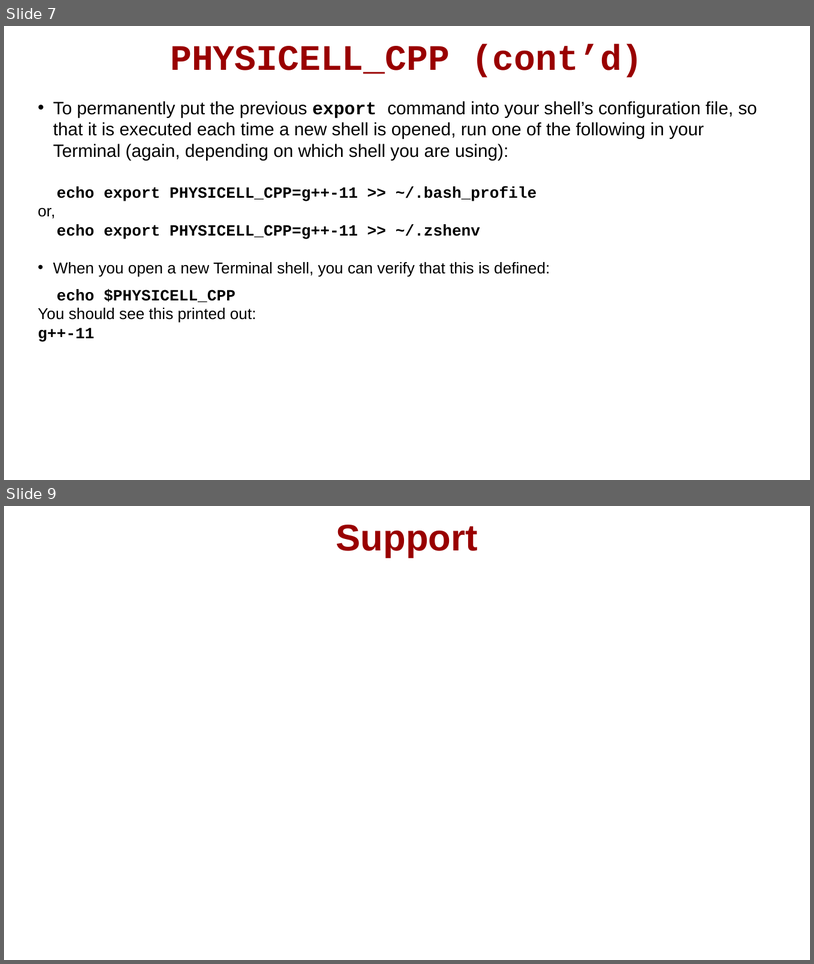
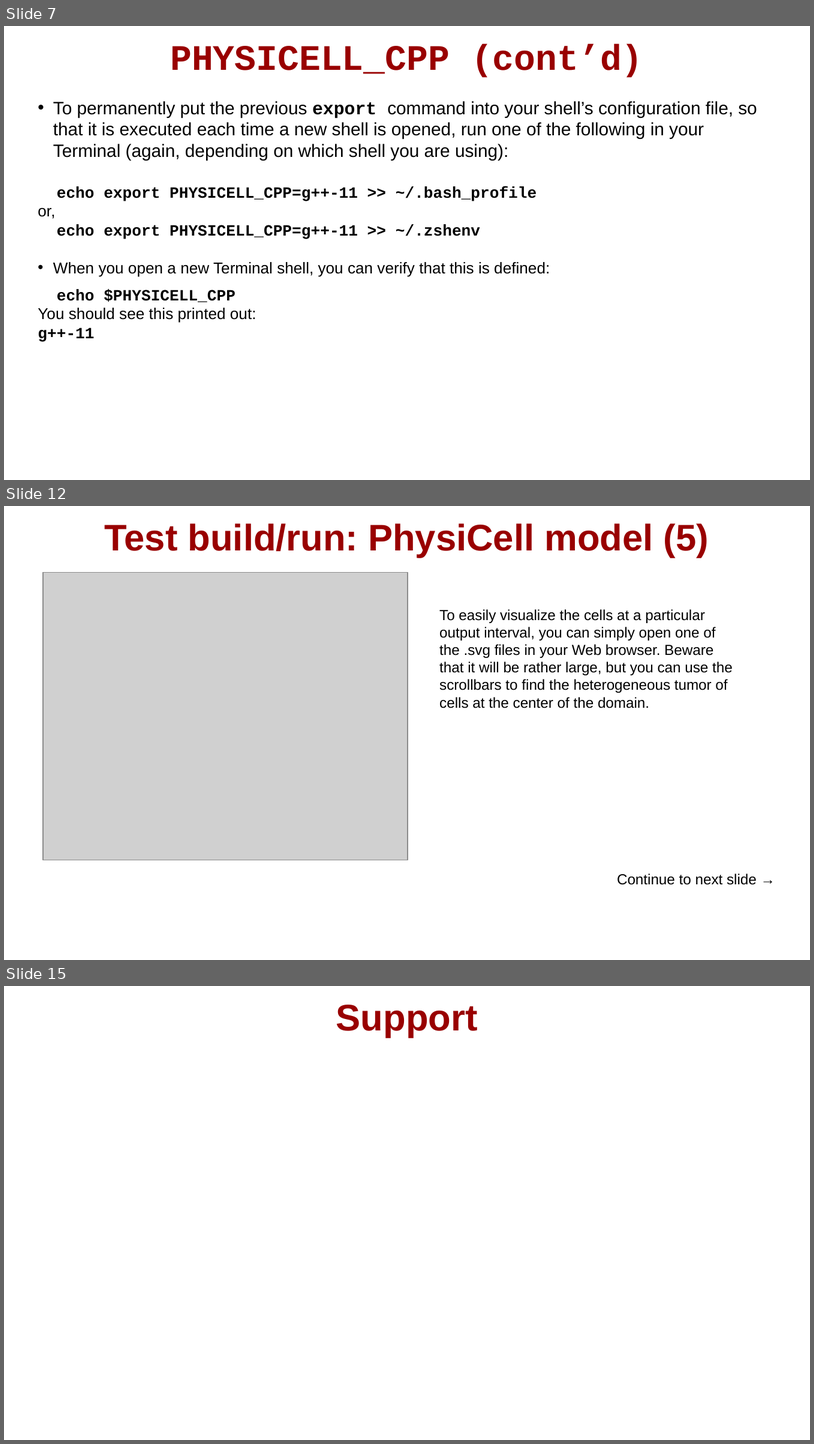
Before and after one commit to physicell-training/ws2021, a slide deck: pptx_source/PhysiCell_ws2021_macOS_setup.pptx. Shown one above the other, each under a label of ours: slides 7 and 9 before the commit, slides 7, 12 and 15 after it; the slides between them are not shown. The pictures are 814x964 and 814x1444 pixels, drawn with LibreOffice and Linux fonts; fonts in the diff are those of the drawing; grey boxes stand for pictures; background and template pictures are left out. Boxes give left, top, right and bottom in pixels: in the first picture for what was removed or moved away, otherwise in the second. Text is boxed around its words. In the diff, an @@ line names an element or a change of style, - is before the commit and + after.

```diff
--- a/pptx_source/PhysiCell_ws2021_macOS_setup.pptx
+++ b/pptx_source/PhysiCell_ws2021_macOS_setup.pptx
@@ slide 12 added at (4,506,810,960), background #FFFFFF @@
@@ title added at (105,523,709,558), 33 pt, text #990000, bold @@
+Test build/run: PhysiCell model (5)
@@ picture added at (43,572,408,860) @@
@@ text added at (440,609,733,708), 13 pt, text #000000 @@
+To easily visualize the cells at a particular output interval, you can simply open one of the .svg files in your Web browser. Beware that it will be rather large, but you can use the scrollbars to find the heterogeneous tumor of cells at the center of the domain.
@@ text added at (617,873,757,885), 13 pt, text #000000 @@
+Continue to next slide →
@@ what was slide 9 is now slide 15 @@
```
Also in this commit, not shown: 1 slide changed, 5 other slides added.
